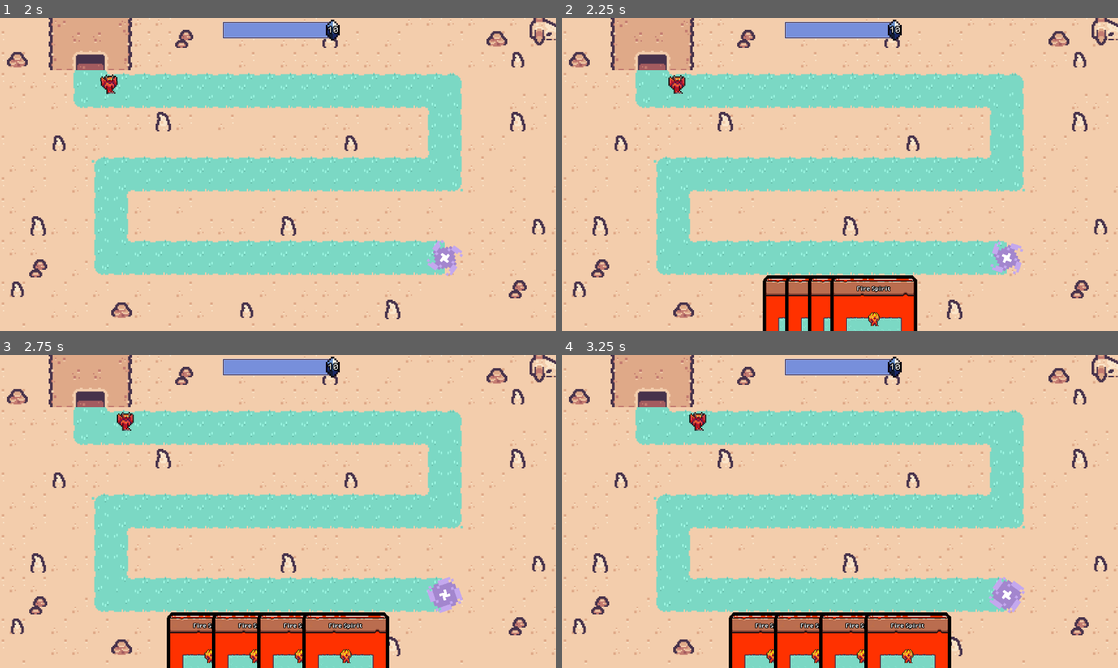
Above: before the commit, frames 1-4 (two rows, left to right).
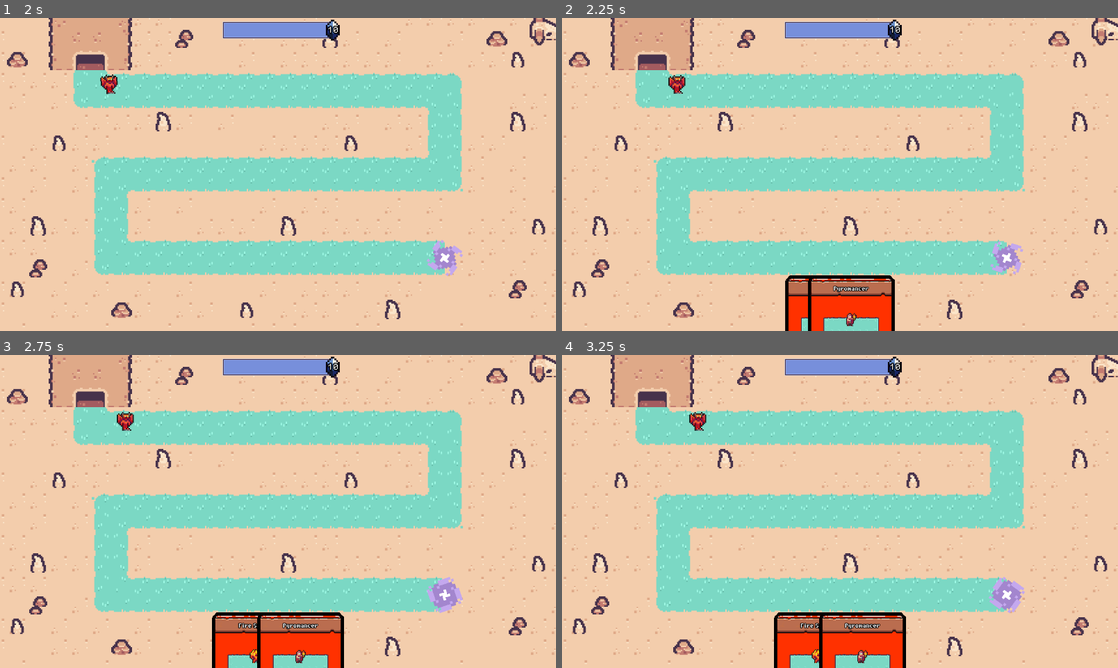
Above: after the commit, the same moments.

Repository: NotBestLord/towering-cards
Game: Godot game, scene res://main.tscn
Two runs of this game, one before a commit and one after it. Both use one fixed random seed, a clock stepped at 60 frames per second and the inputs below.
Inputs (mouse positions are in pixels of both pictures, inside the frame that each line leads up to):
- Up to frame 1 (2 s): move the mouse to (400, 158) at 0.52 s; click (400, 158) at 0.67 s; move the mouse to (166, 190) at 1.27 s; click (166, 190) at 1.42 s
- Up to frame 2 (2.25 s): move the mouse to (895, 105) at 2.02 s; click (895, 105) at 2.17 s
- Up to frame 3 (2.75 s): no input
- Up to frame 4 (3.25 s): move the mouse to (812, 574) at 2.77 s; click (812, 574) at 2.92 s

Frame 1 is identical in both runs. In frame 2, 2.2% of the frame differs, in the area x 36-64%, y 82-100%; in frame 3, 3.5%, in the area x 30-70%, y 82-100%; in frame 4, 3.5%.

Commit message:
bullets!

Diff:
--- a/resources/cards/fire_spirit.tres
+++ b/resources/cards/fire_spirit.tres
@@ -1,6 +1,7 @@
-[gd_resource type="Resource" script_class="Card" load_steps=9 format=3 uid="uid://brs0us6dwshep"]
+[gd_resource type="Resource" script_class="Card" load_steps=10 format=3 uid="uid://brs0us6dwshep"]
 
 [ext_resource type="Script" uid="uid://ca3h7tctf7wdk" path="res://scripts/tower/tower_component.gd" id="1_5382k"]
+[ext_resource type="PackedScene" uid="uid://b523p7uecn732" path="res://resources/nodes/projectiles/fire_bolt.tscn" id="2_8rf55"]
 [ext_resource type="Script" uid="uid://o601mm4qckiy" path="res://scripts/card.gd" id="2_n1crg"]
 [ext_resource type="Script" uid="uid://dggsh84httqh6" path="res://scripts/tower/components/tower_shooter.gd" id="2_rkdtr"]
 [ext_resource type="Script" uid="uid://dpdvntb86butj" path="res://scripts/tower/components/tower_timer.gd" id="3_8rf55"]
@@ -8,11 +9,14 @@
 
 [sub_resource type="Resource" id="Resource_0byvv"]
 script = ExtResource("2_rkdtr")
+bullet = ExtResource("2_8rf55")
+bullet_speed = 96.0
 metadata/_custom_type_script = "uid://dggsh84httqh6"
 
 [sub_resource type="Resource" id="Resource_h42rt"]
 script = ExtResource("3_8rf55")
 rounds = 3
+return_to_deck = false
 metadata/_custom_type_script = "uid://dpdvntb86butj"
 
 [sub_resource type="AtlasTexture" id="AtlasTexture_5382k"]
--- /dev/null
+++ b/resources/cards/pyromancer.tres
@@ -0,0 +1,65 @@
+[gd_resource type="Resource" script_class="Card" load_steps=15 format=3 uid="uid://co8u73rhv74rs"]
+
+[ext_resource type="Script" uid="uid://ca3h7tctf7wdk" path="res://scripts/tower/tower_component.gd" id="1_mh308"]
+[ext_resource type="PackedScene" uid="uid://b523p7uecn732" path="res://resources/nodes/projectiles/fire_bolt.tscn" id="2_tjvfb"]
+[ext_resource type="Script" uid="uid://dggsh84httqh6" path="res://scripts/tower/components/tower_shooter.gd" id="3_xjba8"]
+[ext_resource type="Script" uid="uid://dpdvntb86butj" path="res://scripts/tower/components/tower_timer.gd" id="4_0nikm"]
+[ext_resource type="Script" uid="uid://o601mm4qckiy" path="res://scripts/card.gd" id="5_778hw"]
+[ext_resource type="Texture2D" uid="uid://d2v8ippkorc8k" path="res://assets/textures/characters/basic_1.png" id="6_esssn"]
+[ext_resource type="Script" uid="uid://dqkj1s46g32n6" path="res://scripts/tower/components/tower_give_card.gd" id="7_tjvfb"]
+
+[sub_resource type="Resource" id="Resource_0byvv"]
+script = ExtResource("3_xjba8")
+tile_range = 2.5
+damage = 0.75
+bullet = ExtResource("2_tjvfb")
+bullet_count = 3
+bullet_speed = 96.0
+metadata/_custom_type_script = "uid://dggsh84httqh6"
+
+[sub_resource type="Resource" id="Resource_xjba8"]
+script = ExtResource("3_xjba8")
+bullet = ExtResource("2_tjvfb")
+bullet_speed = 96.0
+metadata/_custom_type_script = "uid://dggsh84httqh6"
+
+[sub_resource type="Resource" id="Resource_h42rt"]
+script = ExtResource("4_0nikm")
+rounds = 3
+return_to_deck = false
+metadata/_custom_type_script = "uid://dpdvntb86butj"
+
+[sub_resource type="AtlasTexture" id="AtlasTexture_5382k"]
+atlas = ExtResource("6_esssn")
+region = Rect2(73, 0, 15, 18)
+
+[sub_resource type="Resource" id="Resource_0nikm"]
+script = ExtResource("5_778hw")
+name = "Fire Spirit"
+description = "Shoots fireballs at nearby enemies
+Dissipates after 3 Rounds"
+sprite = SubResource("AtlasTexture_5382k")
+bg_color = Color(1, 0.19215687, 0, 1)
+components = Array[ExtResource("1_mh308")]([SubResource("Resource_xjba8"), SubResource("Resource_h42rt")])
+metadata/_custom_type_script = "uid://o601mm4qckiy"
+
+[sub_resource type="Resource" id="Resource_778hw"]
+script = ExtResource("7_tjvfb")
+delay = 3
+cards_generated = Array[ExtResource("5_778hw")]([SubResource("Resource_0nikm")])
+metadata/_custom_type_script = "uid://dqkj1s46g32n6"
+
+[sub_resource type="AtlasTexture" id="AtlasTexture_esssn"]
+atlas = ExtResource("6_esssn")
+region = Rect2(2, 19, 14, 17)
+
+[resource]
+script = ExtResource("5_778hw")
+name = "Pyromancer"
+description = "Shoots a volley of fireballs
+Creates a Fire Spirit once every 3 Rounds"
+sprite = SubResource("AtlasTexture_esssn")
+bg_color = Color(1, 0.19215687, 0, 1)
+cost = 4
+components = Array[ExtResource("1_mh308")]([SubResource("Resource_0byvv"), SubResource("Resource_778hw")])
+metadata/_custom_type_script = "uid://o601mm4qckiy"
--- a/resources/nodes/enemy.tscn
+++ b/resources/nodes/enemy.tscn
@@ -14,6 +14,33 @@
 region = Rect2(18, 3, 13, 14)
 
 [sub_resource type="RectangleShape2D" id="RectangleShape2D_cqjcj"]
+
+[sub_resource type="Animation" id="Animation_joy7c"]
+length = 0.001
+tracks/0/type = "value"
+tracks/0/imported = false
+tracks/0/enabled = true
+tracks/0/path = NodePath("Sprite:rotation")
+tracks/0/interp = 1
+tracks/0/loop_wrap = true
+tracks/0/keys = {
+"times": PackedFloat32Array(0),
+"transitions": PackedFloat32Array(1),
+"update": 0,
+"values": [0.0]
+}
+tracks/1/type = "value"
+tracks/1/imported = false
+tracks/1/enabled = true
+tracks/1/path = NodePath("Sprite:scale")
+tracks/1/interp = 1
+tracks/1/loop_wrap = true
+tracks/1/keys = {
+"times": PackedFloat32Array(0),
+"transitions": PackedFloat32Array(1),
+"update": 0,
+"values": [Vector2(1, 1)]
+}
 
 [sub_resource type="Animation" id="Animation_kfw0i"]
 resource_name = "walk"
@@ -43,33 +70,6 @@
 "values": [Vector2(1, 1.05), Vector2(1, 1), Vector2(1, 1.05)]
 }
 
-[sub_resource type="Animation" id="Animation_joy7c"]
-length = 0.001
-tracks/0/type = "value"
-tracks/0/imported = false
-tracks/0/enabled = true
-tracks/0/path = NodePath("Sprite:rotation")
-tracks/0/interp = 1
-tracks/0/loop_wrap = true
-tracks/0/keys = {
-"times": PackedFloat32Array(0),
-"transitions": PackedFloat32Array(1),
-"update": 0,
-"values": [0.0]
-}
-tracks/1/type = "value"
-tracks/1/imported = false
-tracks/1/enabled = true
-tracks/1/path = NodePath("Sprite:scale")
-tracks/1/interp = 1
-tracks/1/loop_wrap = true
-tracks/1/keys = {
-"times": PackedFloat32Array(0),
-"transitions": PackedFloat32Array(1),
-"update": 0,
-"values": [Vector2(1, 1)]
-}
-
 [sub_resource type="AnimationLibrary" id="AnimationLibrary_oqm2g"]
 _data = {
 &"RESET": SubResource("Animation_joy7c"),
--- /dev/null
+++ b/resources/nodes/projectiles/fire_bolt.tscn
@@ -0,0 +1,20 @@
+[gd_scene load_steps=4 format=3 uid="uid://b523p7uecn732"]
+
+[ext_resource type="Script" uid="uid://c1na05dac080c" path="res://scripts/bullet.gd" id="1_5h6xw"]
+[ext_resource type="Texture2D" uid="uid://bo6hfexytu0r" path="res://assets/textures/projectiles/fire_bolt.png" id="2_oa6f8"]
+
+[sub_resource type="RectangleShape2D" id="RectangleShape2D_ei03i"]
+size = Vector2(8, 4)
+
+[node name="FireBolt" type="Area2D"]
+collision_layer = 0
+collision_mask = 8
+script = ExtResource("1_5h6xw")
+rotation_mode = 1
+metadata/_custom_type_script = "uid://c1na05dac080c"
+
+[node name="Sprite2D" type="Sprite2D" parent="."]
+texture = ExtResource("2_oa6f8")
+
+[node name="CollisionShape2D" type="CollisionShape2D" parent="."]
+shape = SubResource("RectangleShape2D_ei03i")
--- a/scripts/bullet.gd
+++ b/scripts/bullet.gd
@@ -42,6 +42,8 @@
 		var screen_checker = VisibleOnScreenNotifier2D.new()
 		add_child(screen_checker)
 		screen_checker.connect("screen_exited()",on_screen_exited)
+	body_entered.connect(_on_body_entered)
+	area_entered.connect(_on_area_entered)
 
 
 func _physics_process(delta):
--- a/scripts/enemy_node.gd
+++ b/scripts/enemy_node.gd
@@ -26,6 +26,8 @@
 func _process(delta: float) -> void:
 	position = EnemyPath.current.curve.sample_baked(progress)
 	progress += delta * speed * 16
+	var next := EnemyPath.current.curve.sample_baked(progress)
+	flip_h = next.x < position.x
 
 
 func _notification(what: int) -> void:
--- a/scripts/global.gd
+++ b/scripts/global.gd
@@ -1,6 +1,7 @@
 extends Node
 
 
+var hand : Hand
 var energy := 10.
 var max_energy := 10.
 var living_enemies : Array[EnemyNode] = []
--- a/scripts/hand.gd
+++ b/scripts/hand.gd
@@ -17,11 +17,10 @@
 
 
 func _ready() -> void:
+	Global.hand = self
 	await get_tree().create_timer(2).timeout
 	add_card(load("res://resources/cards/fire_spirit.tres"))
-	add_card(load("res://resources/cards/fire_spirit.tres"))
-	add_card(load("res://resources/cards/fire_spirit.tres"))
-	add_card(load("res://resources/cards/fire_spirit.tres"))
+	add_card(load("res://resources/cards/pyromancer.tres"))
 
 
 func _process(_delta: float) -> void:
--- /dev/null
+++ b/scripts/tower/components/tower_give_card.gd
@@ -0,0 +1,24 @@
+class_name TowerCardGeneratorComponent
+extends TowerComponent
+
+## Number of rounds of delay
+@export var delay := 1
+@export var cards_generated : Array[Card] = []
+@export var oneshot := false
+
+var timer := 0
+
+
+func _round_end() -> void:
+	if timer == -1:
+		return
+	timer += 1
+	if timer == delay:
+		for card in cards_generated:
+			Global.hand.add_card(card)
+		if oneshot:
+			timer = -1
+
+
+func _draw(_comp_node : TowerComponentNode) -> void:
+	pass
Binary file added: assets/textures/projectiles/fire_bolt.png
Not shown, added: assets/textures/projectiles/fire_bolt.png.import
Not shown, added: scripts/tower/components/tower_give_card.gd.uid
